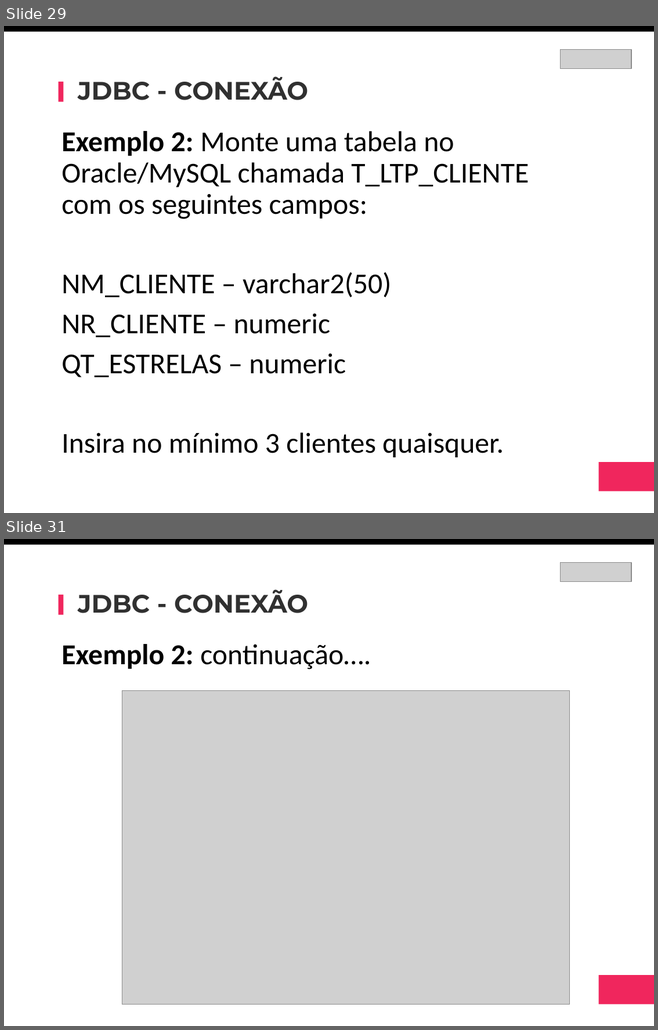
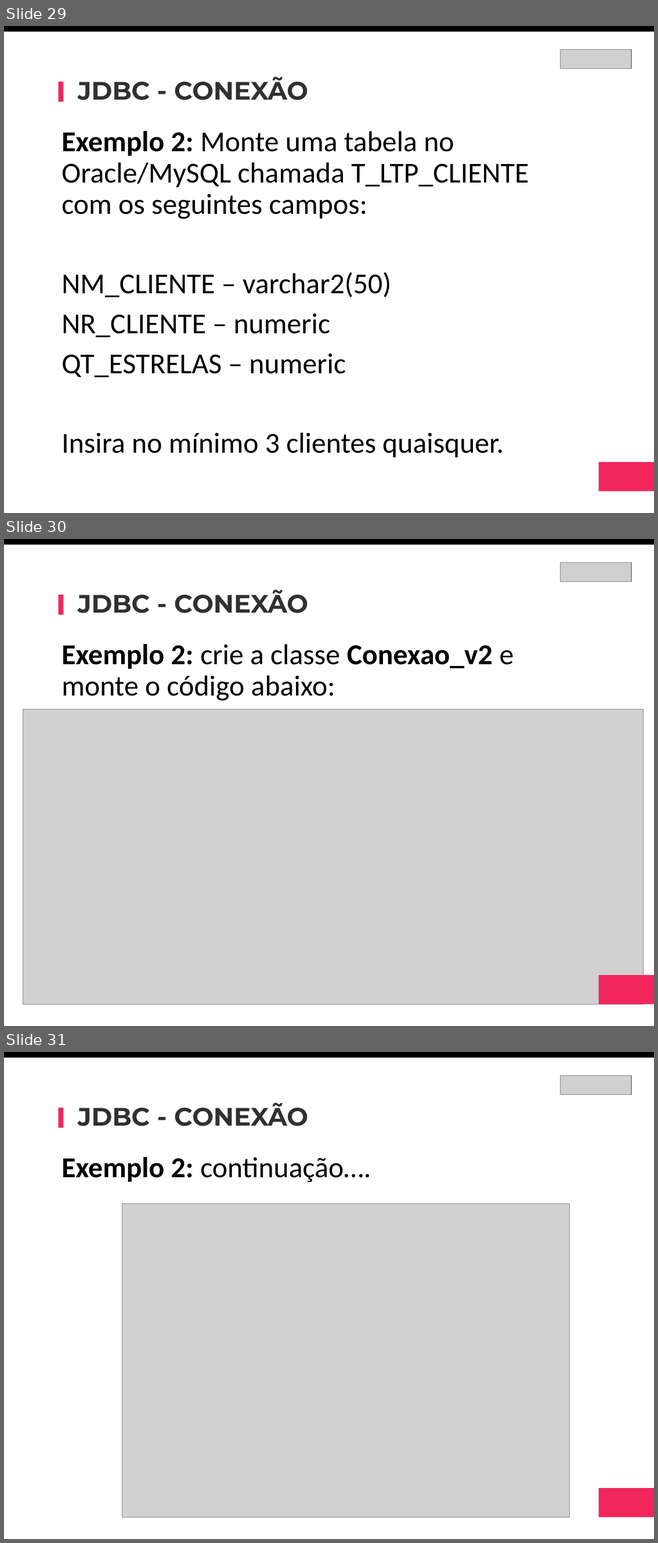
Before and after one commit to shamanickCoder/FIAP, a slide deck: Desenvolvimento Back-end e Design Patterns/Semestre2/20 - JDBC.pptx. Shown one above the other, each under a label of ours: slides 29 and 31 before the commit, slides 29, 30 and 31 after it; the slides between them are not shown. The pictures are 658x1030 and 658x1543 pixels, drawn with LibreOffice and Linux fonts; fonts in the diff are those of the drawing; grey boxes stand for pictures. Boxes give left, top, right and bottom in pixels: in the first picture for what was removed or moved away, otherwise in the second. Text is boxed around its words. In the diff, an @@ line names an element or a change of style, - is before the commit and + after.

Commit message:
created a test class for the BO

```diff
--- a/Desenvolvimento Back-end e Design Patterns/Semestre2/20 - JDBC.pptx
+++ b/Desenvolvimento Back-end e Design Patterns/Semestre2/20 - JDBC.pptx
@@ slide 30 added at (4,539,654,1026), background #FFFFFF @@
@@ rectangle added at (4,539,654,545), fill #000000 @@
@@ picture added at (560,562,631,582) @@
@@ text added at (78,589,308,613), 28 pt, text #303030, bold @@
+JDBC - CONEXÃO
@@ rectangle added at (59,595,64,615), fill #F0265D @@
@@ text added at (61,644,514,701), 32 pt, text #000000 @@
+Exemplo 2: crie a classe Conexao_v2 e monte o código abaixo:
@@ picture added at (23,709,643,1005) @@
@@ rectangle added at (598,976,654,1005), fill #F0265D @@
```
Also in this commit, not shown: 1 slide removed, 5 other files.
